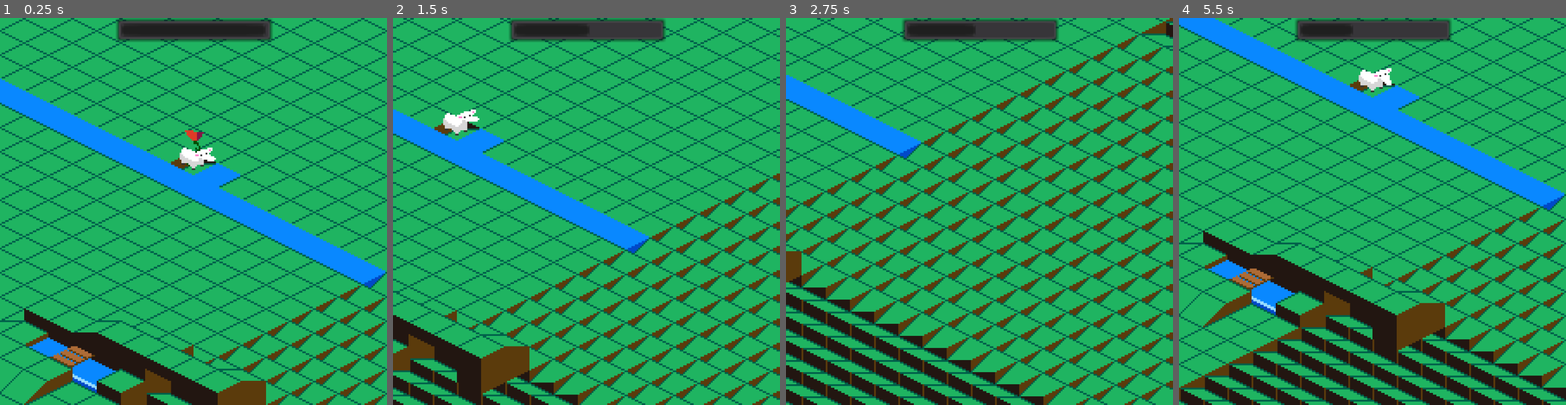
Above: before the commit, frames 1-4 (left to right).
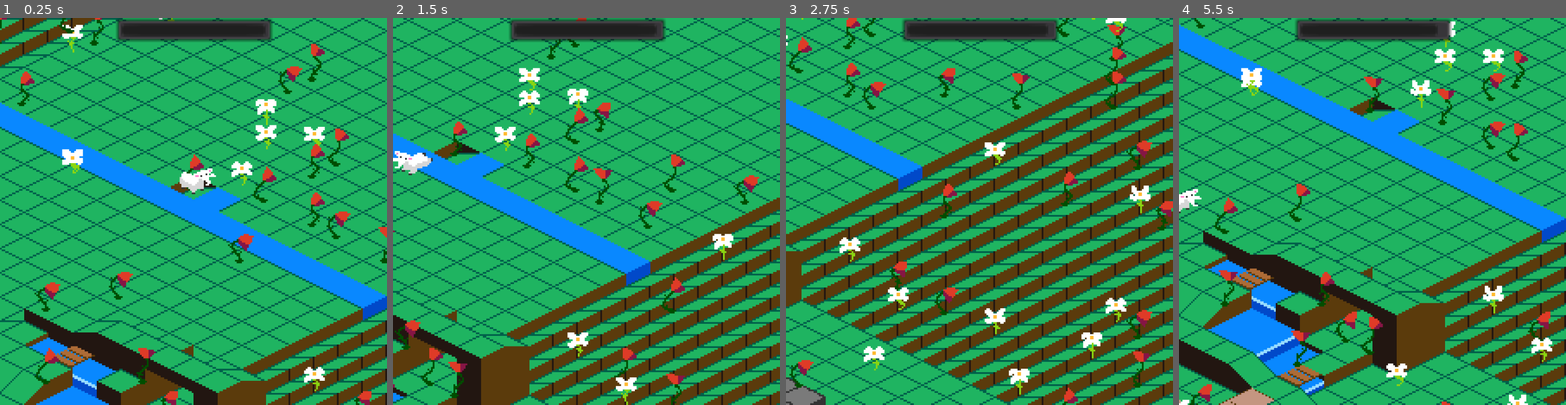
Above: after the commit, the same moments.

Repository: JuggleRob/LD46
Game: Godot game, scene res://src/Game/Game.tscn
The game is run twice, just before and just after one commit, with the same random seed, the same clock (stepped at 60 frames per second) and the same inputs.
Inputs (mouse positions are in pixels of both pictures, inside the frame that each line leads up to):
- Up to frame 1 (0.25 s): no input
- Up to frame 2 (1.5 s): tap Enter (ui_accept) at 0.5, 1.35 s; move the mouse to (671, 192) at 0.52 s; hold Right (ui_right) 0.53-1.28 s; hold Enter (ui_accept) 0.53-1.28 s; click (671, 192) at 0.67 s; move the mouse to (509, 230) at 1.27 s; hold Down (ui_down) from 1.28 s (still down); click (509, 230) at 1.42 s
- Up to frame 3 (2.75 s): tap Enter (ui_accept) at 1.52, 1.82 s; move the mouse to (1018, 126) at 2.02 s; release Down (ui_down) at 2.03 s; hold Right (ui_right) from 2.03 s (still down); hold Enter (ui_accept) from 2.03 s (still down); click (1018, 126) at 2.17 s
- Up to frame 4 (5.5 s): move the mouse to (1353, 288) at 2.77 s; release Right (ui_right) at 2.78 s; release Enter (ui_accept) at 2.78 s; hold Up (ui_up) 2.78-3.53 s; tap Enter (ui_accept) at 2.85, 3.02, 3.32, 4.35, 4.52, 4.82 s; click (1353, 288) at 2.92 s; move the mouse to (1488, 269) at 3.52 s; hold Enter (ui_accept) 3.53-4.28 s; hold Left (ui_left) 3.53-5.03 s; click (1488, 269) at 3.67 s; move the mouse to (1256, 153) at 4.27 s; click (1256, 153) at 4.42 s; move the mouse to (1391, 211) at 5.02 s; hold Down (ui_down) from 5.03 s (still down); hold Enter (ui_accept) from 5.03 s (still down); click (1391, 211) at 5.17 s

The runs differ from the first frame. In frame 1, 23% of the frame differs, in the area x 0-100%, y 0-100%; in frame 2, 28%; in frame 3, 48%; in frame 4, 35%.

Commit message:
Clicking shepherd

Diff:
--- a/src/Actors/Actor.gd
+++ b/src/Actors/Actor.gd
@@ -5,8 +5,7 @@
 
 var diam_coords = Vector2()
 var current_level = null
-var height_offset_base = Vector2(0, -12)
-var height_offset = height_offset_base # y-offset, be higher on high levels
+var height_offset = Globals.height_offset_base # y-offset, be higher on high levels
 
 # Set diamond coordinates
 # Level is automatically adjusted from previous level, unless given as an argument
@@ -22,5 +21,5 @@
 			if lowest_cell != -1:
 				self.current_level = lvl_idx
 				break
-	height_offset = height_offset_base + current_level * Vector2(0, -7)
+	height_offset = Globals.height_offset_base + current_level * Vector2(0, -7)
 	position = Globals.diam_to_rect(diam_coords) * Globals.grid_size + height_offset
--- a/src/Actors/Sheep.gd
+++ b/src/Actors/Sheep.gd
@@ -6,19 +6,22 @@
 var path
 var next_path_node
 var stomach = 100
-var hunger_rate = 4
+var hunger_rate = 1
 var eat_rate = 30
 var eat_countdown = 0
 var eat_duration = 1
 var move_dir
-var sight = 4
+var sight = 5
 var objects
+var base_sprite_position
+var flip_offset = Vector2(-21, 0)
 
 func _ready():
 	connect("update_stomach", $"/root/Game/UI/Stomach", "update_stomach")
 	set_coords(Vector2(0, 0))
 	set_move_dir(Vector2(0, 0))
 	objects = $"/root/Game/Objects"
+	base_sprite_position = $AnimationPlayer/sprite.position
 
 func set_move_dir(move_vector_diam):
 	move_dir = move_vector_diam
@@ -31,8 +34,10 @@
 		elif move_vector_rect.y < 0:
 			$AnimationPlayer/sprite.animation = "jump_ne"
 		if move_vector_rect.x  >= 0:
+			$AnimationPlayer/sprite.position = base_sprite_position
 			$AnimationPlayer/sprite.flip_h = false
 		elif move_vector_rect.x < 0:
+			$AnimationPlayer/sprite.position = base_sprite_position + flip_offset
 			$AnimationPlayer/sprite.flip_h = true
 
 func set_coords(coords, level = 0):
@@ -44,12 +49,16 @@
 	if Globals.game_over:
 		return
 	self.set_coords(self.diam_coords + self.move_dir)
+	# Eat flowers, if any
+	objects.eat_at_coords(self.diam_coords, self)
 	# Decide next jump
-	var left_dir = move_dir.rotated(0.5 * PI)
-	var right_dir = move_dir.rotated(-0.5 * PI)
+	var left_dir = move_dir.rotated(-0.5 * PI)
+	left_dir = Vector2(round(left_dir.x), round(left_dir.y))
+	var right_dir = move_dir.rotated(0.5 * PI)
+	right_dir = Vector2(round(right_dir.x), round(right_dir.y))
 	var dirs = [move_dir, left_dir, right_dir]
 	var flower_found = false
-	for dist in sight:
+	for dist in range(1, sight):
 		for dir in dirs:
 			var objs = objects.get_objects(self.diam_coords + dist * dir)
 			if objs != null:
@@ -60,8 +69,15 @@
 						break
 			if flower_found: break
 		if flower_found: break
-	# Eat flowers, if any
-	objects.eat_at_coords(self.diam_coords, self)
+#	var test = randi() % 4
+#	if test == 0:
+#		set_move_dir(Vector2(1, 0))
+#	elif test == 1:
+#		set_move_dir(Vector2(0, 1))
+#	elif test == 2:
+#		set_move_dir(Vector2(-1, 0))
+#	elif test == 3:
+#		set_move_dir(Vector2(0, -1))
 
 func die():
 	print("dying?")
@@ -82,5 +98,6 @@
 		if stomach <= 0:
 			die()
 
-func _on_sprite_animation_finished():
-	jump_ends()
+func _input(event):
+	if event.is_action_pressed("ui_accept"):
+		set_move_dir(Vector2(0, 1))
--- a/src/Actors/Sheep.tscn
+++ b/src/Actors/Sheep.tscn
@@ -284,7 +284,7 @@
 [node name="sprite" type="AnimatedSprite" parent="AnimationPlayer"]
 position = Vector2( 10, -7 )
 frames = SubResource( 54 )
-animation = "idle"
-frame = 12
+animation = "jump_se"
+frame = 4
 playing = true
 [connection signal="animation_finished" from="AnimationPlayer/sprite" to="." method="jump_ends"]
--- a/src/Flowers/Flower.tscn
+++ b/src/Flowers/Flower.tscn
@@ -100,7 +100,6 @@
 [node name="Flower" type="AnimatedSprite"]
 frames = SubResource( 21 )
 animation = "flower_bad"
-frame = 3
 playing = true
 offset = Vector2( 0, -11 )
 script = ExtResource( 2 )
--- a/src/Game/Objects.gd
+++ b/src/Game/Objects.gd
@@ -9,6 +9,14 @@
 	if objects.get(coords) == null:
 		objects[coords] = []
 		objects[coords].append(obj)
+
+func remove_objects(coords):
+	var obj_array = objects.get(coords)
+	if obj_array != null:
+		for obj in obj_array:
+			obj_array.erase(obj)
+			obj.queue_free()
+		objects.erase(obj_array)
 
 func remove_object(coords, obj):
 	var obj_array = objects.get(coords)
@@ -29,7 +37,7 @@
 				if obj.animation == "flower_good":
 					eater.eat_countdown = eater.eat_duration
 				elif obj.animation == "flower_bad":
-					eater.stomach = max(0, eater.stomach - 40)
+					eater.stomach = max(0, eater.stomach - 10)
 					eater.emit_signal("update_stomach", eater.stomach)
 					if eater.stomach <= 0:
 						eater.die()
--- a/src/Globals.gd
+++ b/src/Globals.gd
@@ -7,6 +7,8 @@
 var rows_and_cols = Vector2()
 var patch_size
 var game_over = false
+var height_offset_base = Vector2(0, -12)
+var mouse_offset = Vector2(0, -21)
 
 func rect_to_diam(v):
 	return Vector2(v.x + v.y, v.y - v.x)
--- a/src/Map.gd
+++ b/src/Map.gd
@@ -22,7 +22,7 @@
 # Generate a set of tiles large enough to fill the screen,
 # at offset patch_offset in diamond grid coordinates.
 func generate_patches(diamond_patch_offset):
-	var base_layer = $"Tile Layer 3"
+	var base_layer = $"Tile Layer 1"
 	var neighbors = [Vector2(0, 0), Vector2(-1, -1), Vector2(0, -1), Vector2(1, -1),
 			Vector2(1, 0), Vector2(1, 1), Vector2(0, 1), Vector2(-1, 1), Vector2(-1, 0)]
 	for neighbor in neighbors:
@@ -44,7 +44,7 @@
 						else:
 							base_layer.set_cell(cell_idxs.x, cell_idxs.y, 1)
 						# maybe add a flower:
-					if randi() % 1000 == 0:
+					if randi() % 10 == 0:
 						if base_layer.get_cell(cell_idxs.x, cell_idxs.y) != 14:
 							var flower = Flower_scene.instance()
 							if randf() > 0.5:
@@ -53,12 +53,23 @@
 								flower.animation = "flower_bad"
 							flower.set_random_frame()
 							$"/root/Game/Objects".add_object(cell_idxs, flower)
+					if cell_idxs.y == 2 and cell_idxs.x == 4 or \
+						cell_idxs.y == 2 and cell_idxs.x == -3:
+						if base_layer.get_cell(cell_idxs.x, cell_idxs.y) != 14:
+							var flower = Flower_scene.instance()
+							if randf() > 0.5:
+								flower.animation = "flower_good"
+							else:
+								flower.animation = "flower_bad"
+							flower.set_random_frame()
+							$"/root/Game/Objects".add_object(cell_idxs, flower)
+#							print($"/root/Game/Objects".get_objects(Vector2(-3, 2)))
 
 					if cell_idxs.x == 0 and cell_idxs.y == 0:
 						base_layer.set_cell(cell_idxs.x, cell_idxs.y, 10)
 						var flower = Flower_scene.instance()
 						$"/root/Game/Objects".add_object(cell_idxs, flower)
-
+						flower.set_coords(Vector2())
 			patches_covered.append(neighbor_offset)
 
 func _process(delta):
@@ -66,7 +77,7 @@
 	var new_rect_patch_offset = Vector2(floor(0.5 + (camera_pos.x / (globals.patch_size * globals.grid_size.x))), floor(0.5 + (camera_pos.y / (globals.patch_size * globals.grid_size.y))))
 	if new_rect_patch_offset != rect_patch_offset:
 		rect_patch_offset = new_rect_patch_offset
-		var diamond_patch_offset = Vector2(new_rect_patch_offset.x + new_rect_patch_offset.y, new_rect_patch_offset.y - new_rect_patch_offset.x)
+		var diamond_patch_offset = Globals.rect_to_diam(new_rect_patch_offset)
 		generate_patches(diamond_patch_offset)
 
 func paths_to_targets(visited, tgts):
@@ -197,3 +208,14 @@
 					checked_nodes[coords] = new_checked
 					queue.append(new_checked)
 	return paths_to_targets(checked_nodes, flower_nodes)
+
+func _input(event):
+	if event is InputEventMouseButton and \
+			event.button_index == BUTTON_LEFT and \
+			event.pressed:
+		var tile_coords = $"Tile Layer 1".world_to_map( \
+				event.position - \
+				0.5 * Globals.screen_size - \
+				Globals.mouse_offset + \
+				$"/root/Game/Camera2D".offset)
+		objects.remove_objects(tile_coords)
